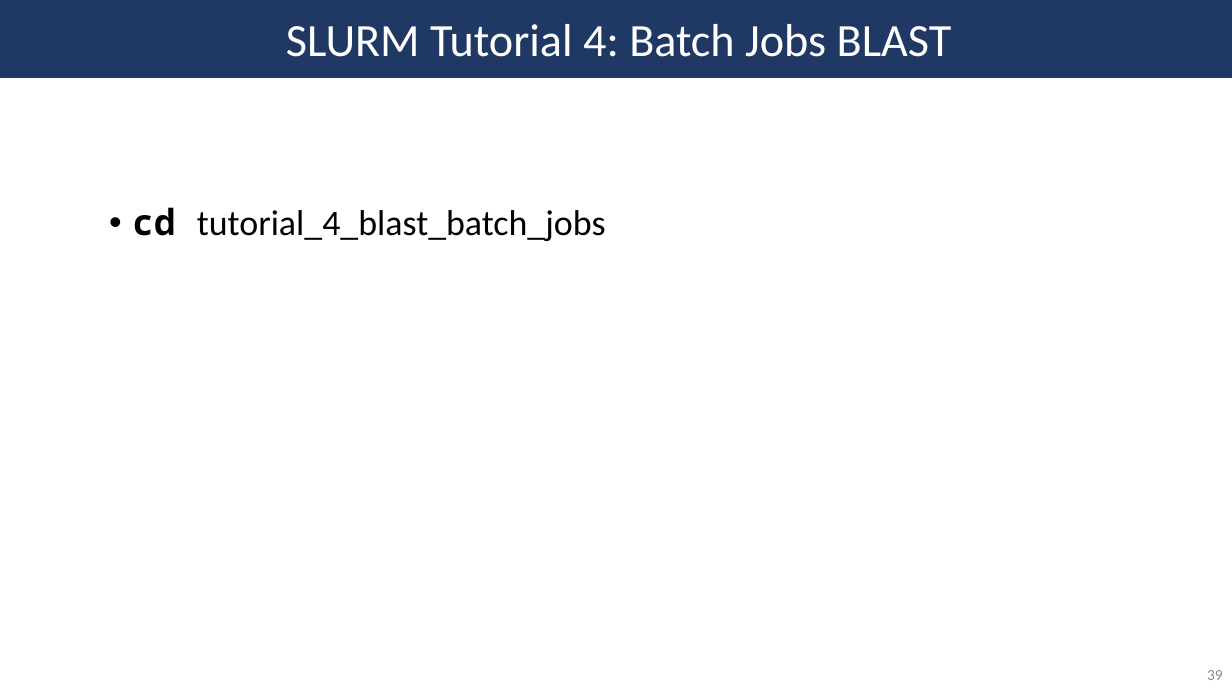
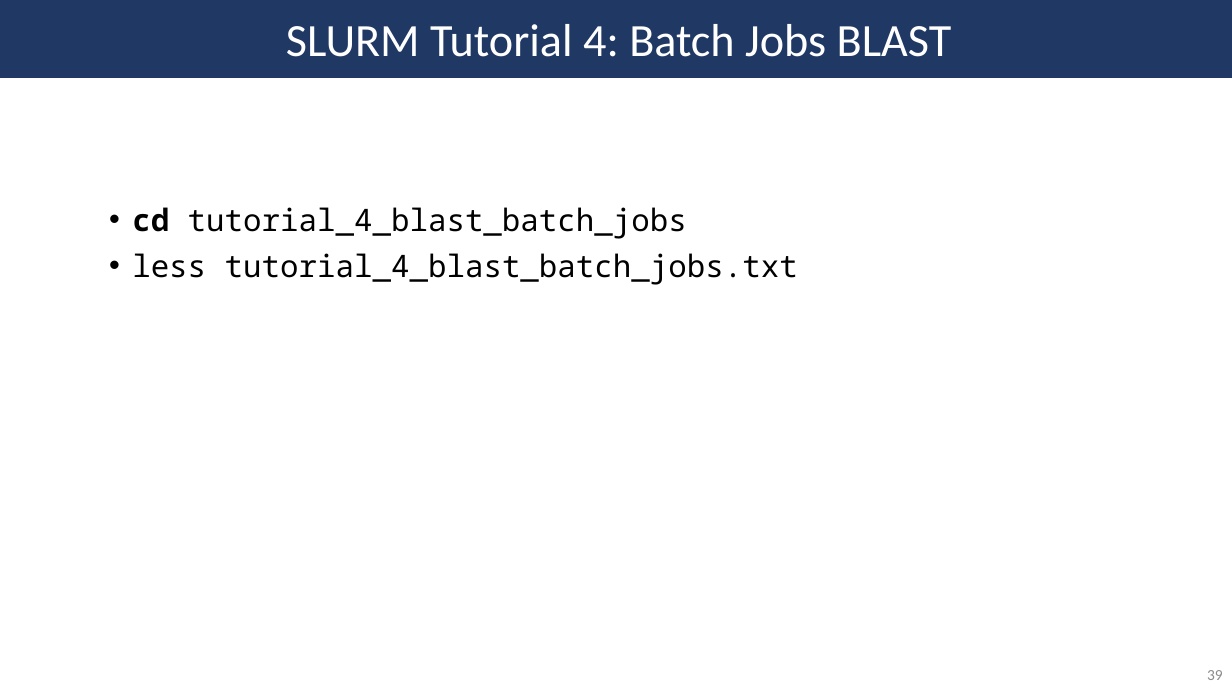
Before and after one commit to SycuroLab/arc_best_practices, a slide deck: slide 39 of arc_best_practices_presentation.pptx. Drawn at 1232x693 pixels with LibreOffice and Linux fonts; fonts in the diff are those of the drawing. Boxes give left, top, right and bottom in pixels: in the first picture for what was removed or moved away, otherwise in the second. Text is boxed around its words. In the diff, an @@ line names an element or a change of style, - is before the commit and + after.

```diff
--- a/arc_best_practices_presentation.pptx
+++ b/arc_best_practices_presentation.pptx
@@ text at (x1=132, y1=207, x2=687, y2=239): size 28 to 24 pt in "cd tutorial_4_blast_batch_jobs"; font Calibri to Noto Sans Mono in "tutorial_4_blast_batch_jobs" @@
@@ text at (x1=132, y1=253, x2=798, y2=285): paragraph added @@
+• less tutorial_4_blast_batch_jobs.txt
```
Also in this commit, not shown: 14 other slides changed.
